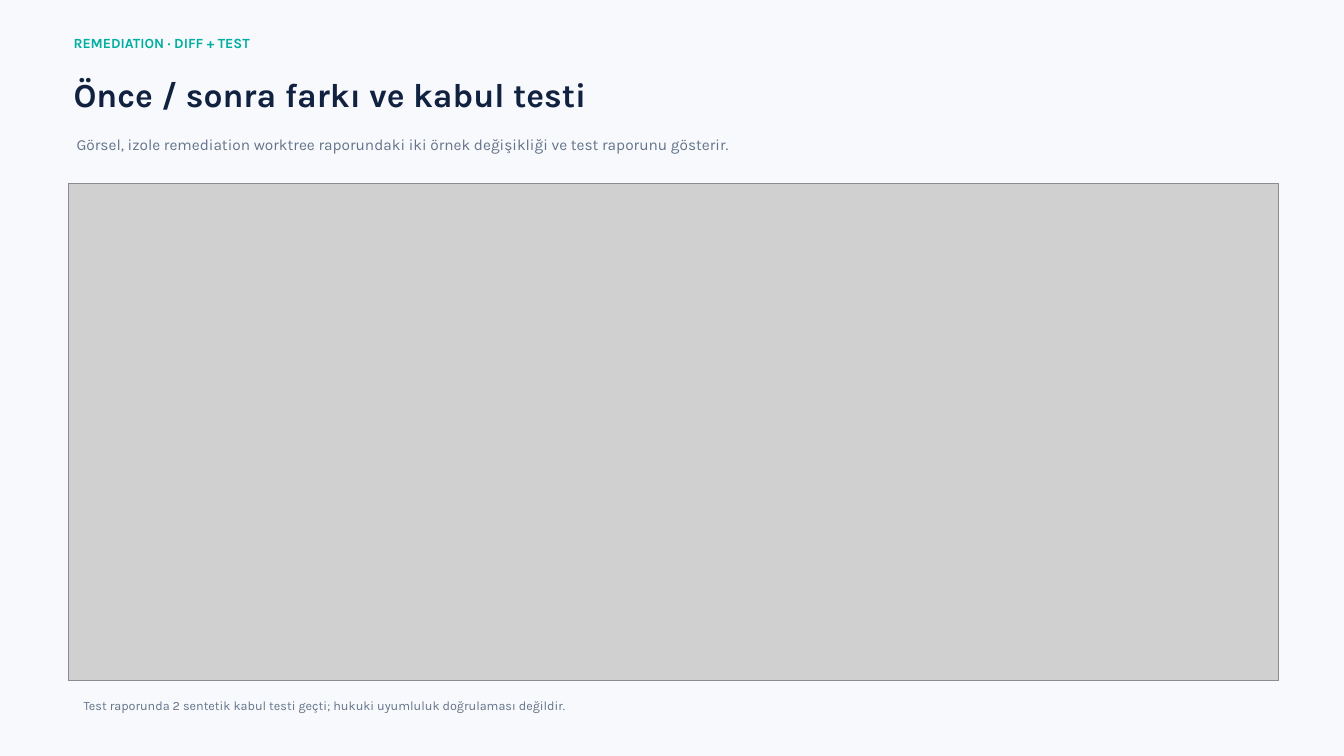
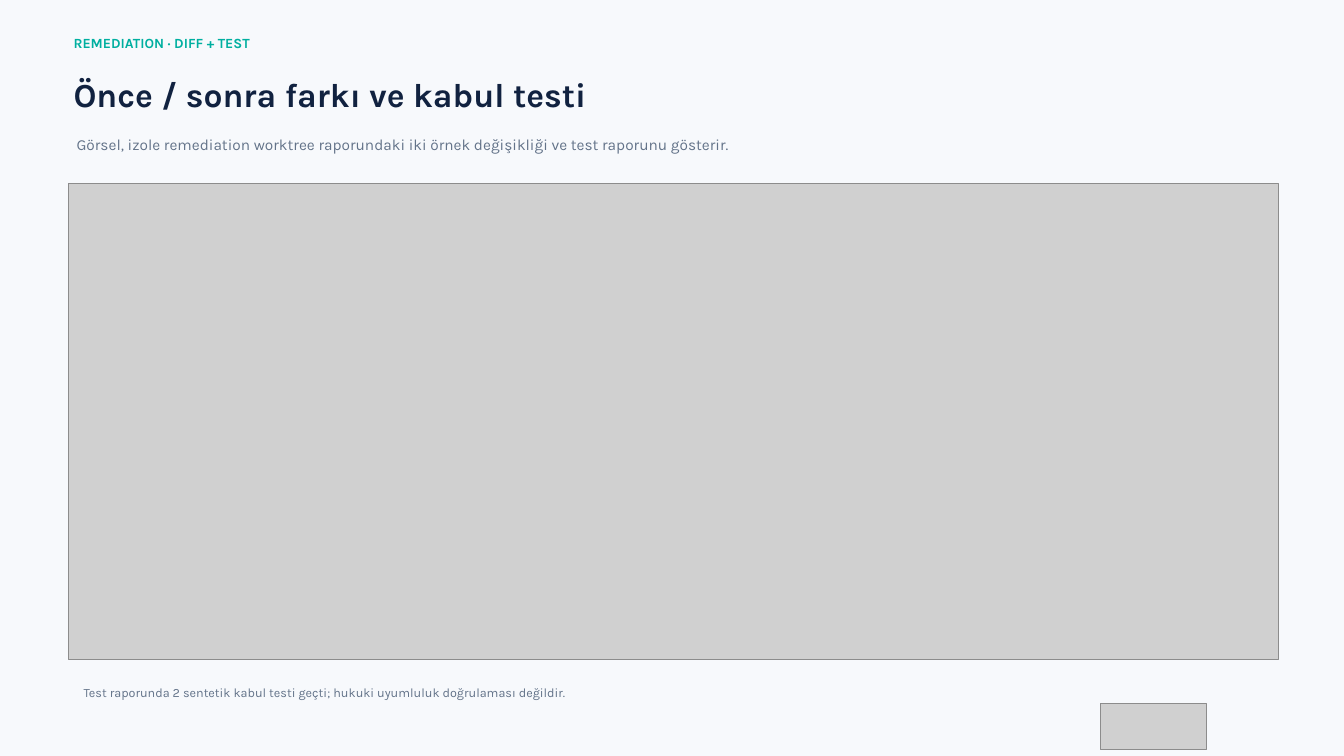
Before and after one commit to mehmetdenizersoy-code/MevzuatAgent, a slide deck: slide 25 of docs/MevzuAI_Sunum_Guncel.pptx. Drawn at 1344x756 pixels with LibreOffice and Linux fonts; fonts in the diff are those of the drawing; grey boxes stand for pictures. Boxes give left, top, right and bottom in pixels: in the first picture for what was removed or moved away, otherwise in the second. Text is boxed around its words. In the diff, an @@ line names an element or a change of style, - is before the commit and + after.

```diff
--- a/docs/MevzuAI_Sunum_Guncel.pptx
+++ b/docs/MevzuAI_Sunum_Guncel.pptx
@@ picture: place and size @@
-picture at [69,184,1278,681]
+picture at [69,184,1278,659]
@@ text "Test raporunda 2 sentetik kabul ...": place and size @@
-text "Test raporunda 2 sentetik kabul ..." at [84,701,565,713]
+text "Test raporunda 2 sentetik kabul ..." at [84,688,565,700]
@@ picture added at [1101,704,1207,750] @@
```
Also in this commit, not shown: 25 other slides changed, 6 other files.
